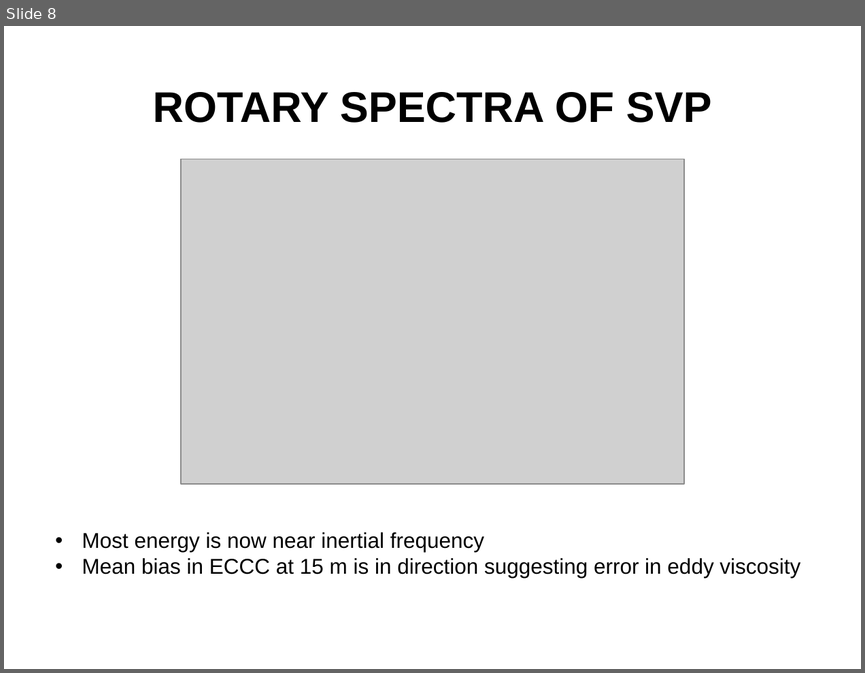
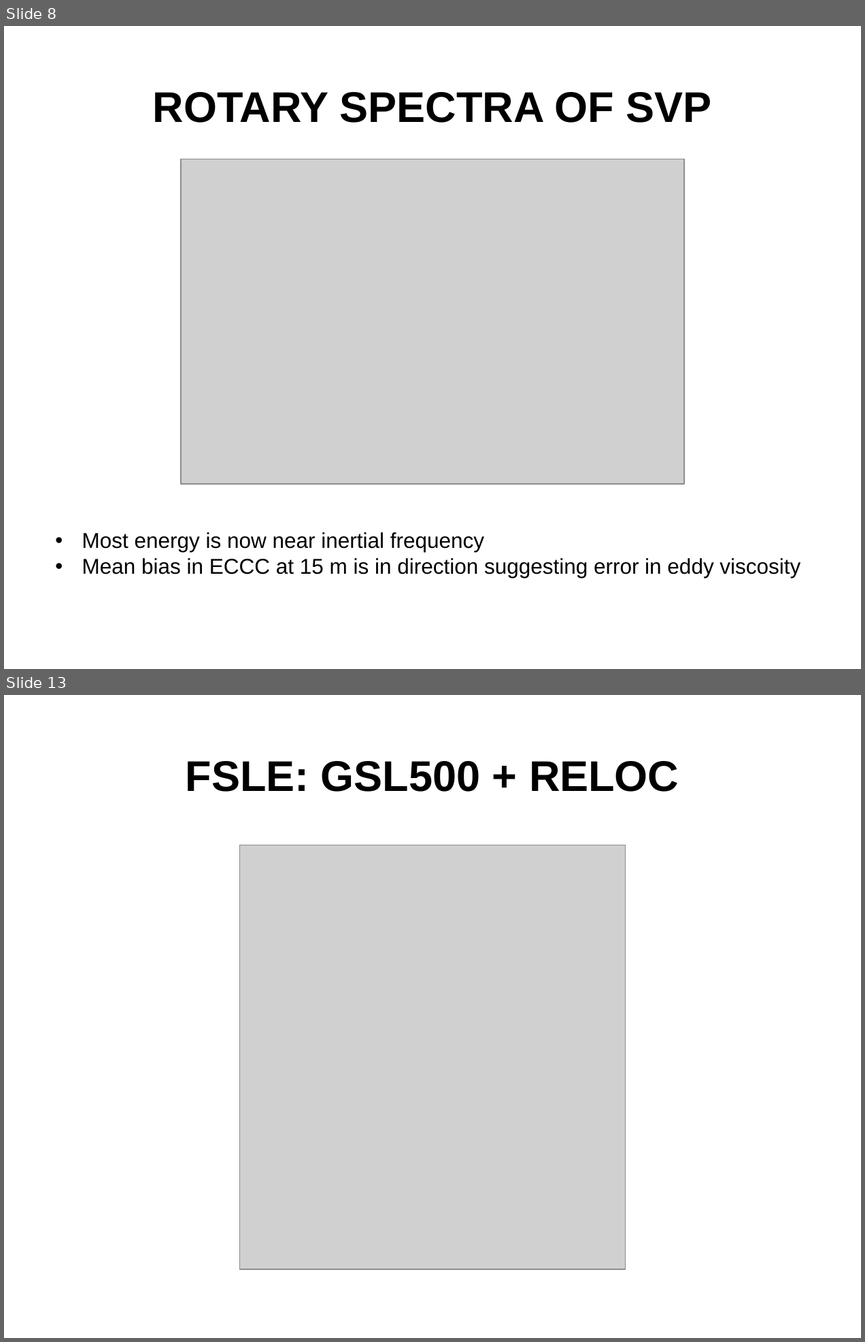
Before and after one commit to nsoontie/velocity-error, a slide deck: presentations/MOI-CONCEPTS-2021/Soontiens_Sutherland_drift_DFO-MOI.pptx. Shown one above the other, each under a label of ours: slide 8 before the commit, slides 8 and 13 after it; the slides between them are not shown. The pictures are 865x673 and 865x1342 pixels, drawn with LibreOffice and Linux fonts; fonts in the diff are those of the drawing; grey boxes stand for pictures; background and template pictures are left out. Boxes give left, top, right and bottom in pixels: in the first picture for what was removed or moved away, otherwise in the second. Text is boxed around its words. In the diff, an @@ line names an element or a change of style, - is before the commit and + after.

```diff
--- a/presentations/MOI-CONCEPTS-2021/Soontiens_Sutherland_drift_DFO-MOI.pptx
+++ b/presentations/MOI-CONCEPTS-2021/Soontiens_Sutherland_drift_DFO-MOI.pptx
@@ slide 13 added at (4, 695, 861, 1338), background picture (left out) @@
@@ title added at (186, 761, 679, 792), 36 pt, text #000000, bold @@
+FSLE: GSL500 + RELOC
@@ picture added at (239, 845, 626, 1269) @@
```
Also in this commit, not shown: 1 slide changed, 7 other slides added, 1 slide removed.
